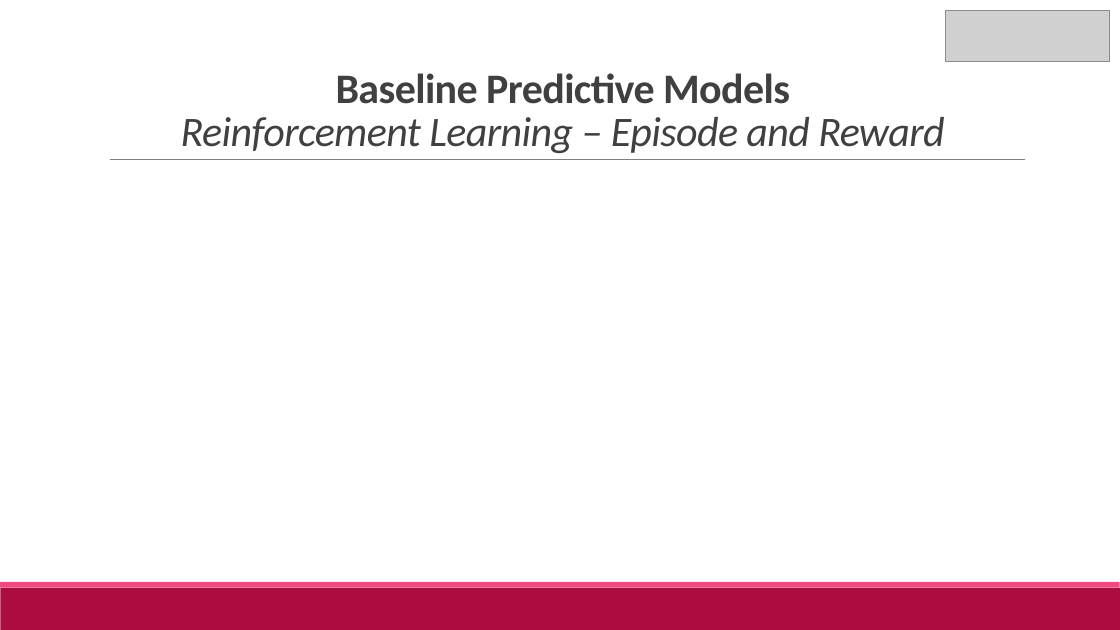
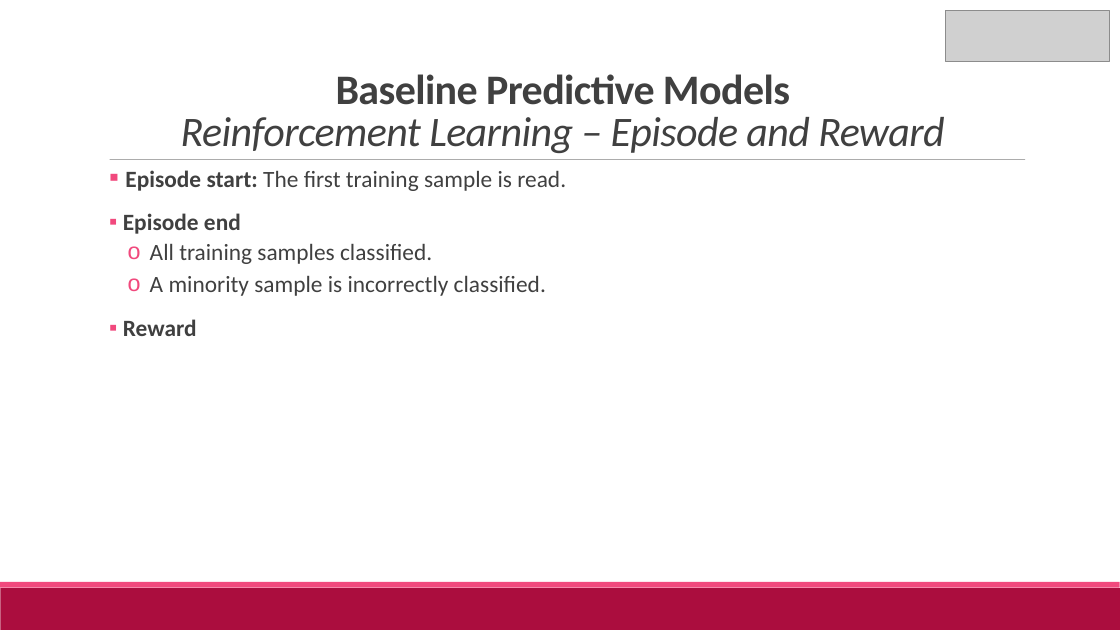
Before and after one commit to ale66/traffic-accident-gravity-predictor, a slide deck: slide 15 of presentation/eann2022_presentation.pptx. Drawn at 1120x630 pixels with LibreOffice and Linux fonts; fonts in the diff are those of the drawing; grey boxes stand for pictures. Boxes give left, top, right and bottom in pixels: in the first picture for what was removed or moved away, otherwise in the second. Text is boxed around its words. In the diff, an @@ line names an element or a change of style, - is before the commit and + after.

```diff
--- a/presentation/eann2022_presentation.pptx
+++ b/presentation/eann2022_presentation.pptx
@@ text added at [123,170,566,336], 20 pt, text #404040 @@
+▪ Episode start: The first training sample is read.
+▪ Episode end
+  o All training samples classified.
+  o A minority sample is incorrectly classified.
+▪ Reward
```
Also in this commit, not shown: 22 other slides changed.
